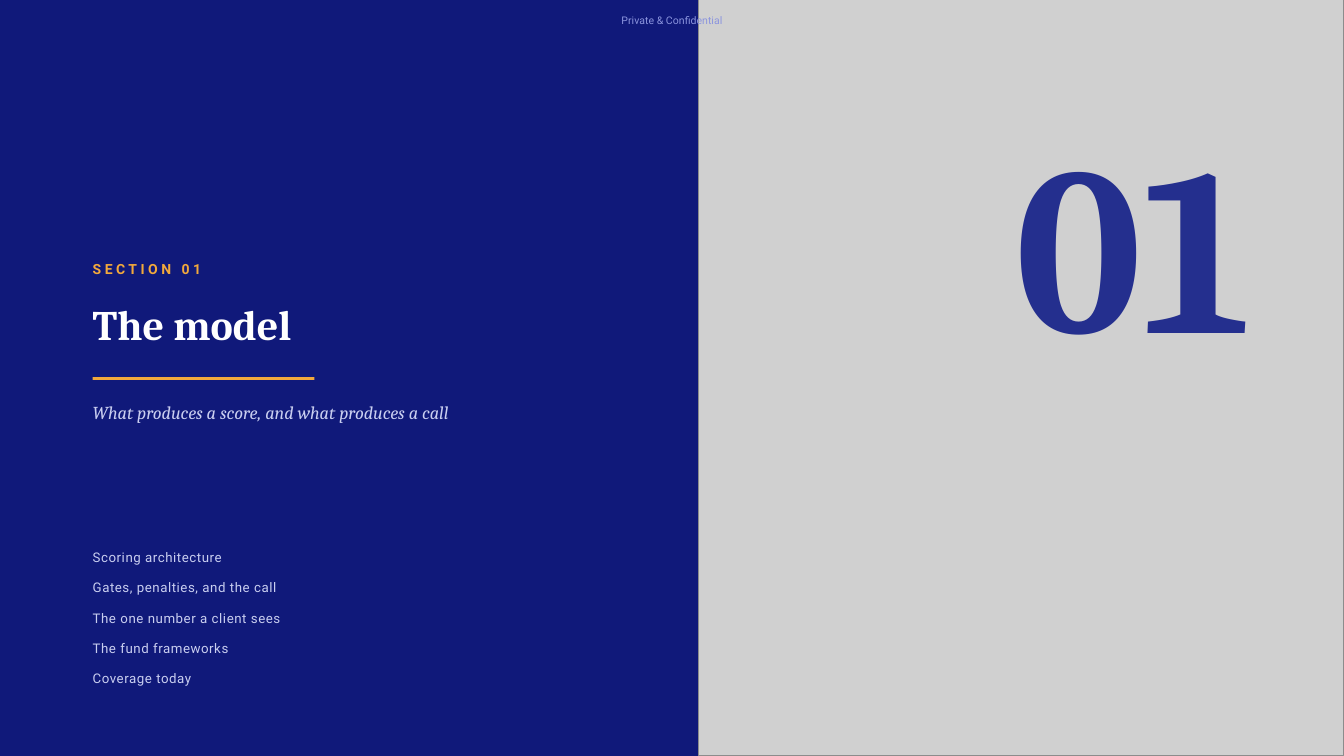
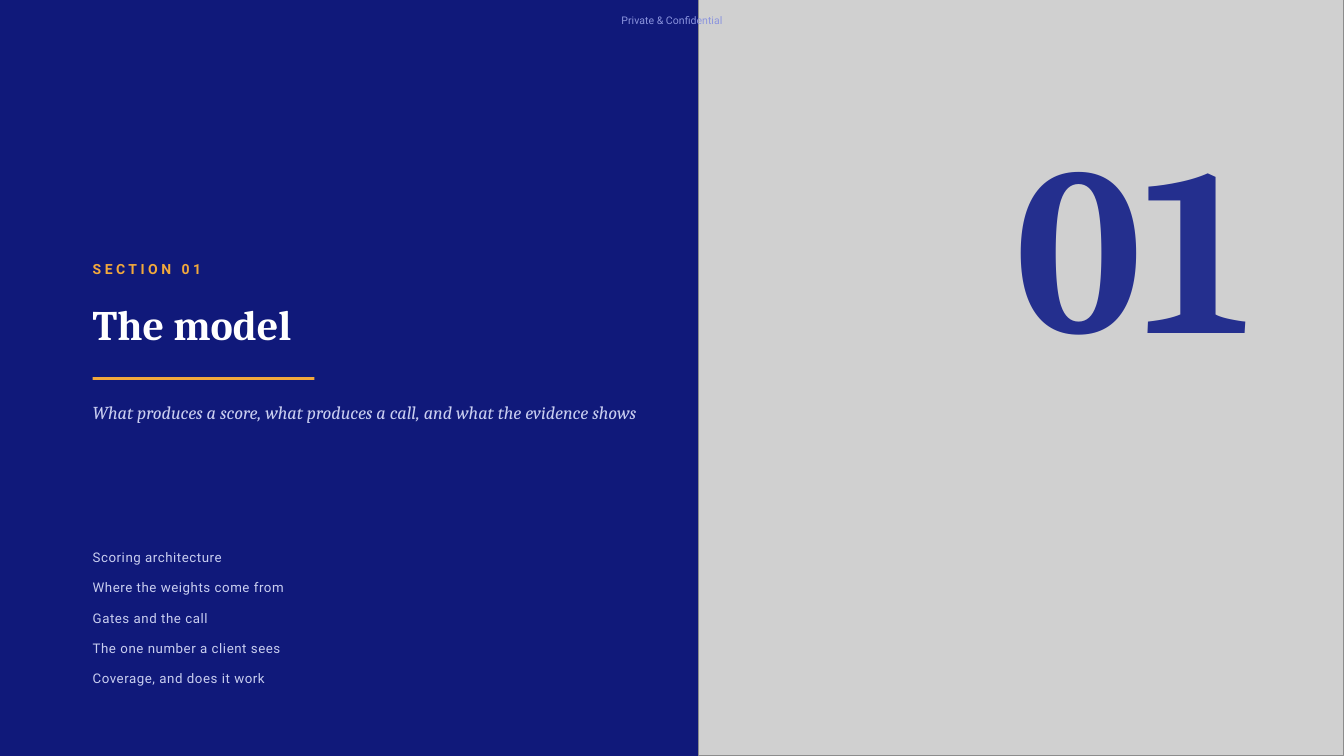
Before and after one commit to shreyas1gupta-wq/ionic-scorecard, a slide deck: slide 5 of Shreyas_Ionic_AMC/09_PRODUCT/reports/IONIC_NDPMS_PRODUCT_APPROVAL_DECK.pptx (slide 4 before the commit). Drawn at 1344x756 pixels with LibreOffice and Linux fonts; fonts in the diff are those of the drawing; grey boxes stand for pictures. Boxes give left, top, right and bottom in pixels: in the first picture for what was removed or moved away, otherwise in the second. Text is boxed around its words. In the diff, an @@ line names an element or a change of style, - is before the commit and + after.

```diff
--- a/Shreyas_Ionic_AMC/09_PRODUCT/reports/IONIC_NDPMS_PRODUCT_APPROVAL_DECK.pptx
+++ b/Shreyas_Ionic_AMC/09_PRODUCT/reports/IONIC_NDPMS_PRODUCT_APPROVAL_DECK.pptx
@@ text at (93, 406, 636, 423): text changed @@
-What produces a score, and what produces a call
+What produces a score, what produces a call, and what the evidence shows
@@ text added at (93, 582, 284, 595), 9.5 pt, text #C9CEF0 @@
+Where the weights come from
@@ text at (93, 613, 207, 623): text changed @@
-Gates, penalties, and the call
+Gates and the call
@@ text "The one number a client ...": place and size @@
-text "The one number a client ..." at (93, 613, 280, 623)
+text "The one number a client ..." at (93, 643, 280, 653)
@@ text removed at (93, 643, 228, 653) @@
-The fund frameworks
@@ text at (93, 673, 264, 686): text changed @@
-Coverage today
+Coverage, and does it work
```
Also in this commit, not shown: 21 other slides changed, 4 slides added, 5 slides removed, 27 other files.
